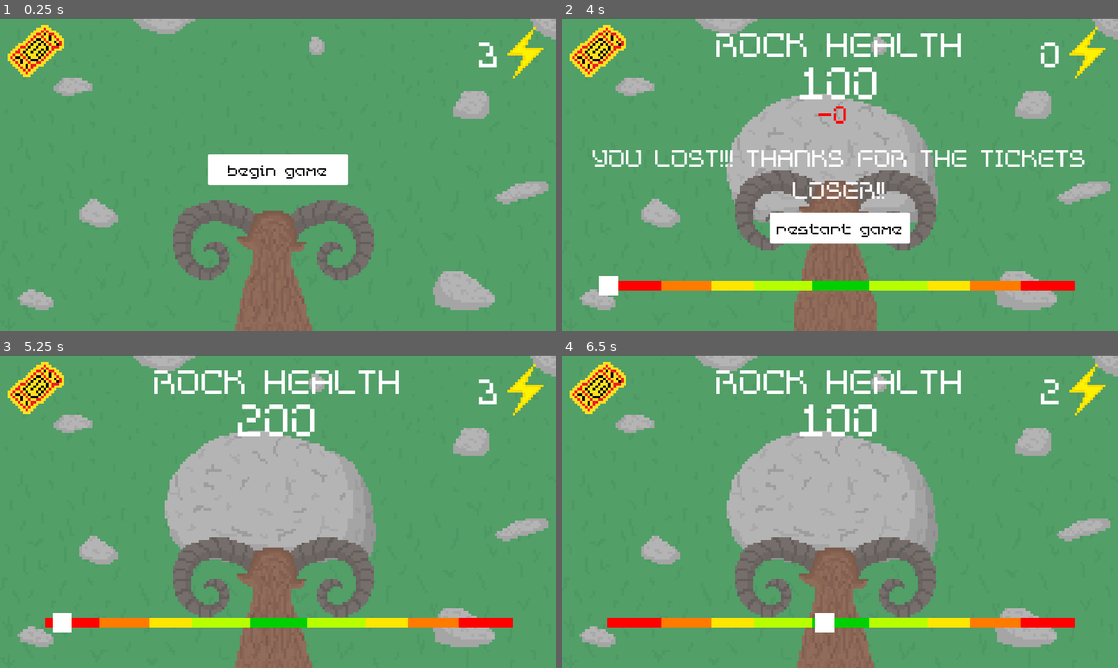
Above: before the commit, frames 1-4 (two rows, left to right).
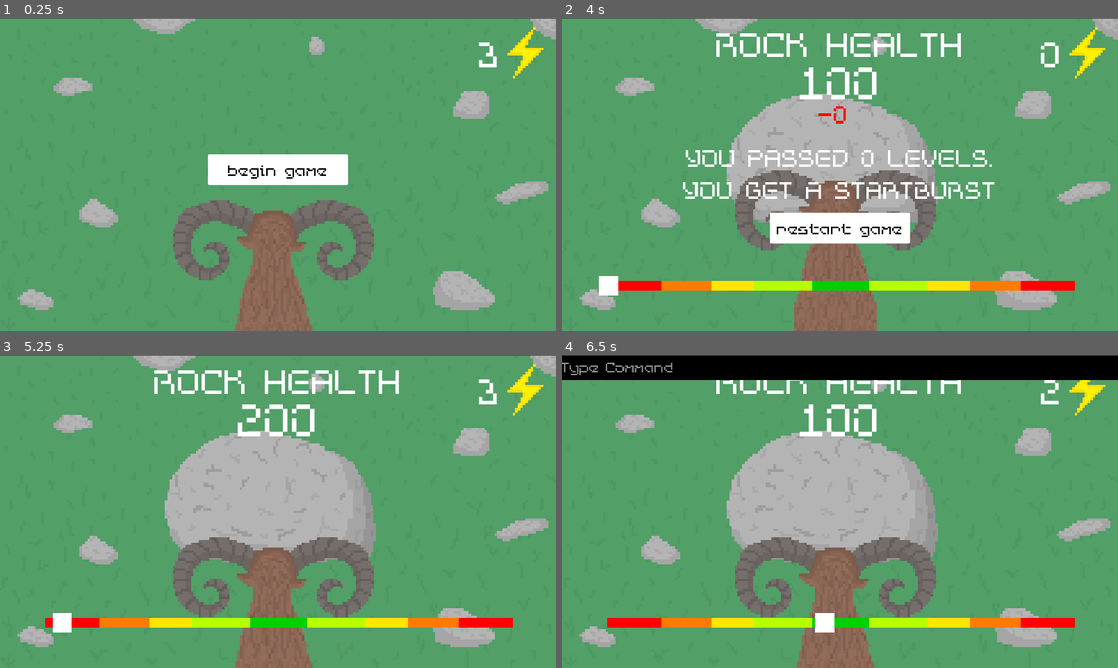
Above: after the commit, the same moments.

Repository: Millikan-Coding-Club/Carnival-Game-2024
Game: Godot game, scene res://scenes/game.tscn
Same seed, same stepped clock (60 frames per second), same inputs: the game is played once before the commit and once after it.
Inputs:
- Up to frame 1 (0.25 s): no input
- Up to frame 2 (4 s): click "begin game" at 0.5 s; tap Enter (enter, bound only after the commit) at 1.25, 1.35, 2.3, 2.85, 3.6 s; hold Space 1.28-2.03 s; tap Space at 2.1, 2.27, 2.57, 3.77 s; hold Space 2.78-3.53 s
- Up to frame 3 (5.25 s): tap Space at 4.07 s; click "restart game" at 4.25 s; click "begin game" at 5 s
- Up to frame 4 (6.5 s): hold Space from 5.78 s (still down); tap ` (console, bound only after the commit) at 6.4 s

The runs differ from the first frame. In frame 1, 0.9% of the frame differs, in the area x 1-12%, y 2-19%; in frame 2, 4.3%; in frame 3, 0.9%; in frame 4, 8.4%, in the area x 0-100%, y 0-19%.

Commit message:
pretty much finished
might do some balancing depending on the playtesting

Diff:
--- a/carnival-game-2024/project.godot
+++ b/carnival-game-2024/project.godot
@@ -19,6 +19,19 @@
 
 window/stretch/mode="canvas_items"
 
+[input]
+
+console={
+"deadzone": 0.5,
+"events": [Object(InputEventKey,"resource_local_to_scene":false,"resource_name":"","device":-1,"window_id":0,"alt_pressed":false,"shift_pressed":false,"ctrl_pressed":false,"meta_pressed":false,"pressed":false,"keycode":0,"physical_keycode":96,"key_label":0,"unicode":96,"location":0,"echo":false,"script":null)
+]
+}
+enter={
+"deadzone": 0.5,
+"events": [Object(InputEventKey,"resource_local_to_scene":false,"resource_name":"","device":-1,"window_id":0,"alt_pressed":false,"shift_pressed":false,"ctrl_pressed":false,"meta_pressed":false,"pressed":false,"keycode":0,"physical_keycode":4194309,"key_label":0,"unicode":0,"location":0,"echo":false,"script":null)
+]
+}
+
 [rendering]
 
 textures/canvas_textures/default_texture_filter=0
--- a/carnival-game-2024/scenes/game.tscn
+++ b/carnival-game-2024/scenes/game.tscn
@@ -123,6 +123,7 @@
 }
 
 [node name="Ticket" type="Sprite2D" parent="."]
+visible = false
 position = Vector2(-475, -245)
 scale = Vector2(5.34, 5.34)
 texture = ExtResource("9_1fnqq")
@@ -154,3 +155,4 @@
 [connection signal="died" from="bar" to="." method="_on_bar_died"]
 [connection signal="died" from="bar" to="UI" method="_on_bar_died"]
 [connection signal="start" from="UI" to="bar" method="_on_ui_start"]
+[connection signal="animation_started" from="Animations" to="bar" method="_on_animations_animation_started"]
--- a/carnival-game-2024/scenes/ui.tscn
+++ b/carnival-game-2024/scenes/ui.tscn
@@ -20,6 +20,9 @@
 [sub_resource type="LabelSettings" id="LabelSettings_31nwi"]
 font = ExtResource("2_d4o53")
 font_size = 80
+
+[sub_resource type="StyleBoxFlat" id="StyleBoxFlat_53qpl"]
+bg_color = Color(0, 0, 0, 1)
 
 [node name="UI" type="Control"]
 layout_mode = 3
@@ -139,5 +142,21 @@
 vertical_alignment = 1
 autowrap_mode = 3
 
+[node name="TextEdit" type="TextEdit" parent="."]
+visible = false
+layout_mode = 0
+offset_left = -577.0
+offset_top = -323.0
+offset_right = 972.0
+offset_bottom = -272.0
+theme_override_colors/font_placeholder_color = Color(0.568973, 0.568973, 0.568973, 1)
+theme_override_colors/font_color = Color(1, 1, 1, 1)
+theme_override_fonts/font = ExtResource("2_d4o53")
+theme_override_font_sizes/font_size = 46
+theme_override_styles/normal = SubResource("StyleBoxFlat_53qpl")
+theme_override_styles/focus = SubResource("StyleBoxFlat_53qpl")
+theme_override_styles/read_only = SubResource("StyleBoxFlat_53qpl")
+placeholder_text = "Type Command"
+
 [connection signal="pressed" from="BeginButton" to="." method="_on_begin_button_pressed"]
 [connection signal="pressed" from="RestartButton" to="." method="_on_restart_button_pressed"]
--- a/carnival-game-2024/scripts/bar.gd
+++ b/carnival-game-2024/scripts/bar.gd
@@ -7,52 +7,65 @@
 @onready var ui = $"../UI"
 @onready var game_anim = $"../Animations"
 
+func _process(delta):
+	if ui.godmode == true && delay == false:
+		var pos = animation.current_animation_position
+		if pos > 0.74 && pos < 0.79:
+			charge()
+
 func _ready():
 	hide()
 
 func _on_ui_start():
+	delay = false
 	animation.play("bar")
 
-var delay = false
+var delay = true
 func _unhandled_key_input(event):
-	if Input.is_key_pressed(KEY_SPACE) && delay == false:
-		$"../Node/hit".play()
-		delay = true
-		game_anim.play("charge")
-		animation.pause()
-		ui.lives -= 1
+	if Input.is_key_pressed(KEY_SPACE) && delay == false && ui.godmode == false:
+		charge()
 
-		var damage = 0
-		var pos = animation.current_animation_position
-		# if statement monstrosity that checks the position of the box
-		if pos < 0.3046 or pos > 1.2: #red
-			damage = 0
-		elif pos < 0.44 or pos > 1.0662: #orange
-			damage = 10
-		elif pos < 0.55 or pos > 0.9373: #yellow
-			damage = 25
-		elif pos < 0.6796 or pos > 0.8084: #lime
-			damage = 50
-		elif pos < 0.8084 and pos > 0.6796: #green
-			damage = 100
-		else:
-			print('wtf')
+func charge():
+	$"../Node/hit".play()
+	delay = true
+	game_anim.play("charge")
+	animation.pause()
+	ui.lives -= 1
 
-		ui.rock_health -= damage
-		ui.damage_display(damage)
+	var damage = 0
+	var pos = animation.current_animation_position
+	# if statement monstrosity that checks the position of the box
+	if pos < 0.3046 or pos > 1.2: #red
+		damage = 0
+	elif pos < 0.44 or pos > 1.0662: #orange
+		damage = 10
+	elif pos < 0.55 or pos > 0.9373: #yellow
+		damage = 25
+	elif pos < 0.6796 or pos > 0.8084: #lime
+		damage = 50
+	elif pos < 0.8084 and pos > 0.6796: #green
+		damage = 100
+	else:
+		print('wtf')
 
-		if ui.rock_health > 0 && ui.lives > 0:
-			await get_tree().create_timer(1.2).timeout
-			delay = false
-			animation.stop()
-			animation.play("bar")
-		elif ui.rock_health <= 0:
-			ui.rock_health = 0
-			ui.next_level()
-			await get_tree().create_timer(2).timeout
-			delay = false
-			animation.stop()
-			animation.play("bar")
-		else:
-			$"../Node/death".play()
-			died.emit()
+	ui.rock_health -= damage
+	ui.damage_display(damage)
+
+	if ui.rock_health > 0 && ui.lives > 0:
+		await get_tree().create_timer(1.2).timeout
+		delay = false
+		animation.stop()
+		animation.play("bar")
+	elif ui.rock_health <= 0:
+		ui.rock_health = 0
+		ui.next_level()
+		await get_tree().create_timer(2).timeout
+		delay = false
+		animation.stop()
+		animation.play("bar")
+	else:
+		$"../Node/death".play()
+		died.emit()
+
+func change_speed(amount):
+	animation.speed_scale = amount
--- a/carnival-game-2024/scripts/ui.gd
+++ b/carnival-game-2024/scripts/ui.gd
@@ -12,6 +12,7 @@
 @onready var heart = $"../Heart"
 @onready var ticket = $"../Ticket"
 @onready var damage_label = $HealthLabel/DamageLabel
+@onready var console = $TextEdit
 
 var rock_health = 0:
 	set(e):
@@ -30,6 +31,20 @@
 	$"../Node/select".play()
 	new_game()
 
+var godmode = false
+func _input(event):
+	if Input.is_action_just_pressed('console') && console.visible == false:
+		await get_tree().create_timer(.01).timeout
+		console.show()
+		console.grab_focus()
+	elif Input.is_action_just_pressed("enter") && console.visible == true:
+		if console.text == 'godmode':
+			godmode = true
+		console.text = ''
+		console.hide()
+	elif Input.is_action_just_pressed('console') && console.visible == true:
+		console.hide()
+
 func new_game():
 	heart.show()
 	ram.show()
@@ -41,7 +56,7 @@
 	bar.delay = false
 	rock_health = 200
 	lives = 3
-	level += 1
+	level = 1
 
 func next_level():
 	$"../Node/levelpass".play()
@@ -57,12 +72,36 @@
 		2:
 			rock_health = 300
 			lives = 4
+			bar.change_speed(1.2)
 		3:
-			rock_health = 450
+			rock_health = 400
 			lives = 5
+			bar.change_speed(1.6)
 		4:
+			rock_health = 500
+			lives = 7
+			bar.change_speed(2.5)
+		5:
 			rock_health = 600
-			lives = 6
+			lives = 9
+			bar.change_speed(3.5)
+		6:
+			rock_health = 700
+			lives = 11
+			bar.change_speed(3.7)
+		7:
+			rock_health = 800
+			lives = 14
+			bar.change_speed(4)
+		8:
+			rock_health = 900
+			lives = 17
+			bar.change_speed(4.3)
+		9:
+			rock_health = 1000
+			lives = 20
+			bar.change_speed(4.6)
+
 
 func damage_display(amount):
 	damage_label.show()
@@ -70,8 +109,14 @@
 	await get_tree().create_timer(.5).timeout
 	damage_label.hide()
 
+var prize = 'STARTBURST'
 func _on_bar_died():
-	middle_text.text = 'YOU LOST!!! THANKS FOR THE TICKETS LOSER!!'
+	if level > 5:
+		prize = 'SODA'
+	middle_text.text = 'YOU LOST'
+	await get_tree().create_timer(.1).timeout
+	middle_text.text = 'YOU PASSED ' + str(level - 1) + " LEVELS.
+	YOU GET A " + prize
 	middle_text.show()
 	restart_button.show()
 
Not shown: 1 places in carnival-game-2024/scenes/ui.tscn that only renumber resources
Binary file removed: carnival-game-2024/sprites/bigrock.png
Not shown, removed: carnival-game-2024/sprites/bigrock.png.import
Binary file removed: carnival-game-2024/sprites/ramplaceholder.png
Not shown, removed: carnival-game-2024/sprites/ramplaceholder.png.import
